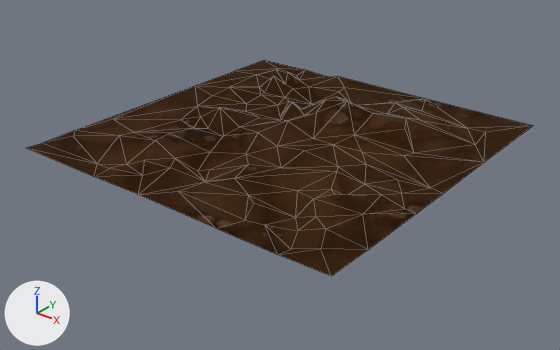
A saved change to the FBX model Assets/Content/Models/Dungeon/Crystal/Ground/Ground_03.fbx.
Before and after are seen from a 50 mm lens placed at (2.45, -3.13, 1.72), pointed at (0.04, -0.12, -0.15). The axes (+X, +Y, +Z) are drawn at lower left. The lights are the same throughout. Mesh edges are drawn as thin lines. Where no turn or scale is listed for an object, it has been applied to the vertices.

In view in the first picture: 'Ground_01_с.003'.
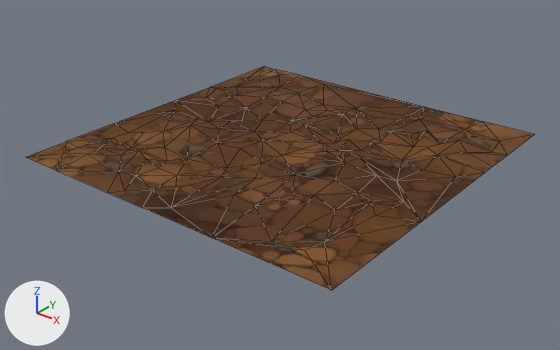
Pixel boxes [x1, y1, x2, y2] of what changed, in the pictures (560 x 350 px):
'Ground_01_с.003', surface changed, reshaped: before [27, 60, 533, 276]; after [26, 66, 534, 290]

The change in detail:
Picture 'Ground.png' (img_ground_png) is new.
Material 'Ground_01_с.001' (mat_ground_01_с_001) changes its picture from img_ground_01_jpg to img_ground_png.
me_mesh_104 has 132 vertices, 219 faces and spans x -1.0..1.0, y -1.0..1.0, z -0.04..0.15.
me_mesh_104 is used by ob_ground_01_с_003; location (0.0, 0.0, 0.0).
me_mesh_104 part 1: the whole mesh is multiplied about its middle by the matrix ((0.0, 1.0, 0.0), (-1.0, 0.0, 0.0), (0.0, 0.0, 0.576)), then moved by (0.02, -0.03, -0.04).
